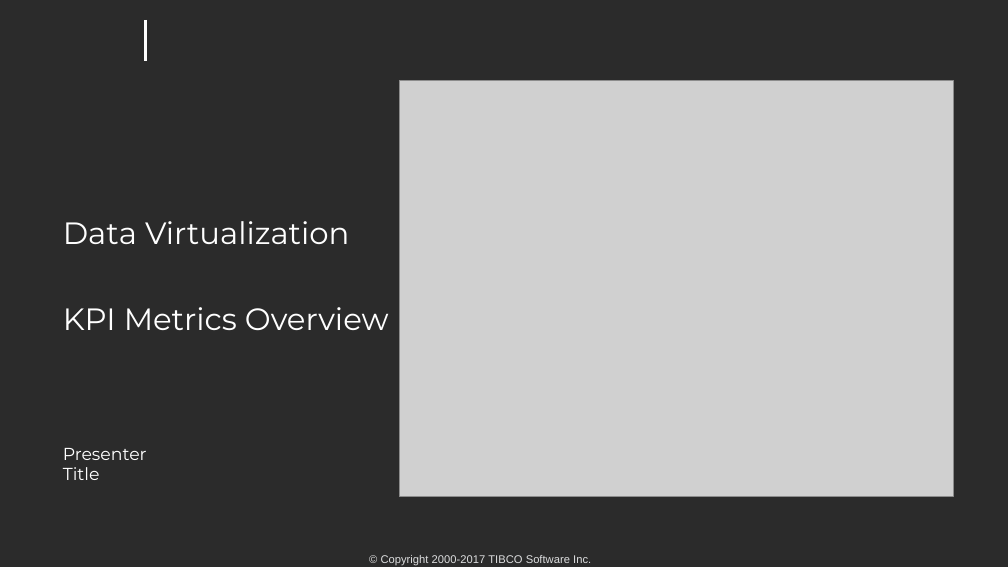
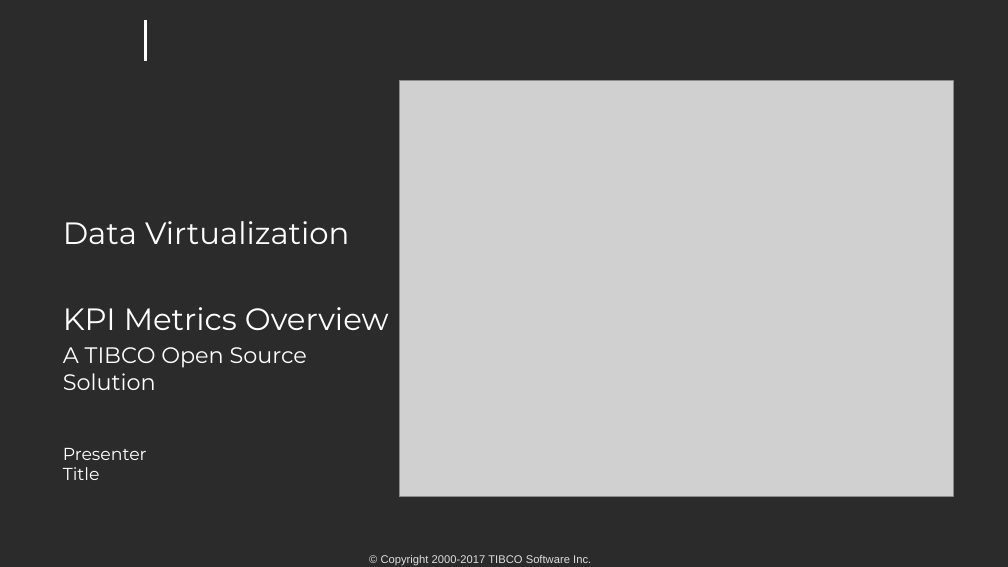
Before and after one commit to TIBCOSoftware/ASAssets_KPI, a slide deck: slide 1 of DocumentationSource/2019Q301/KPI Metrics Overview.pptx. Drawn at 1008x567 pixels with LibreOffice and Linux fonts; fonts in the diff are those of the drawing; grey boxes stand for pictures; background and template pictures are left out; a plain dark background stands for a picture behind light text. Boxes give left, top, right and bottom in pixels: in the first picture for what was removed or moved away, otherwise in the second. Text is boxed around its words. In the diff, an @@ line names an element or a change of style, - is before the commit and + after.

```diff
--- a/DocumentationSource/2019Q301/KPI Metrics Overview.pptx
+++ b/DocumentationSource/2019Q301/KPI Metrics Overview.pptx
@@ text at (63,347,307,390): paragraph added @@
+A TIBCO Open Source Solution
```
Also in this commit, not shown: 4 other slides changed, 1 slide added, 7 other files.
